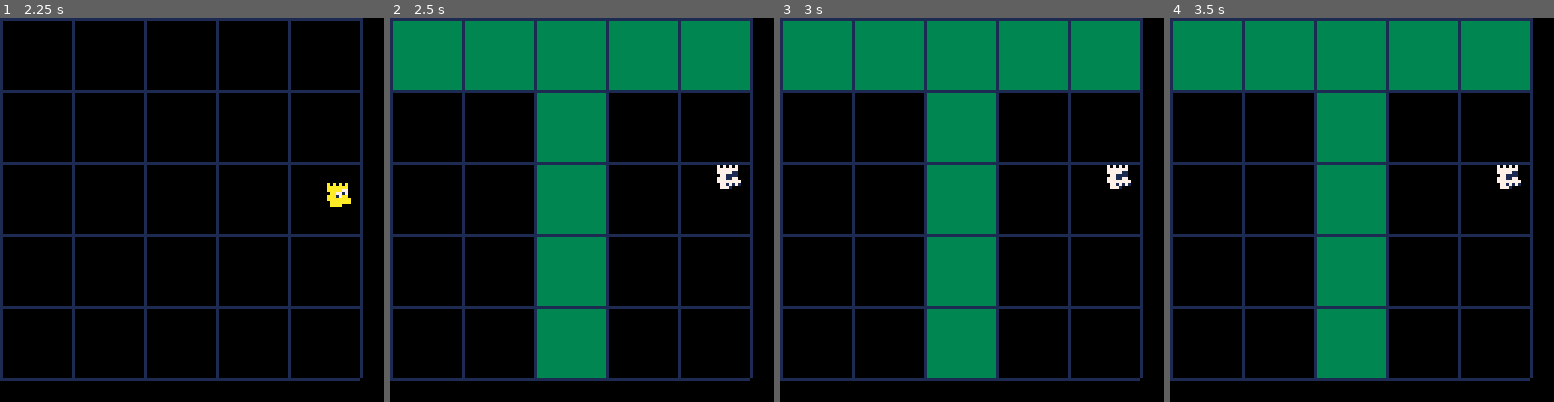
Above: before the commit, frames 1-4 (left to right).
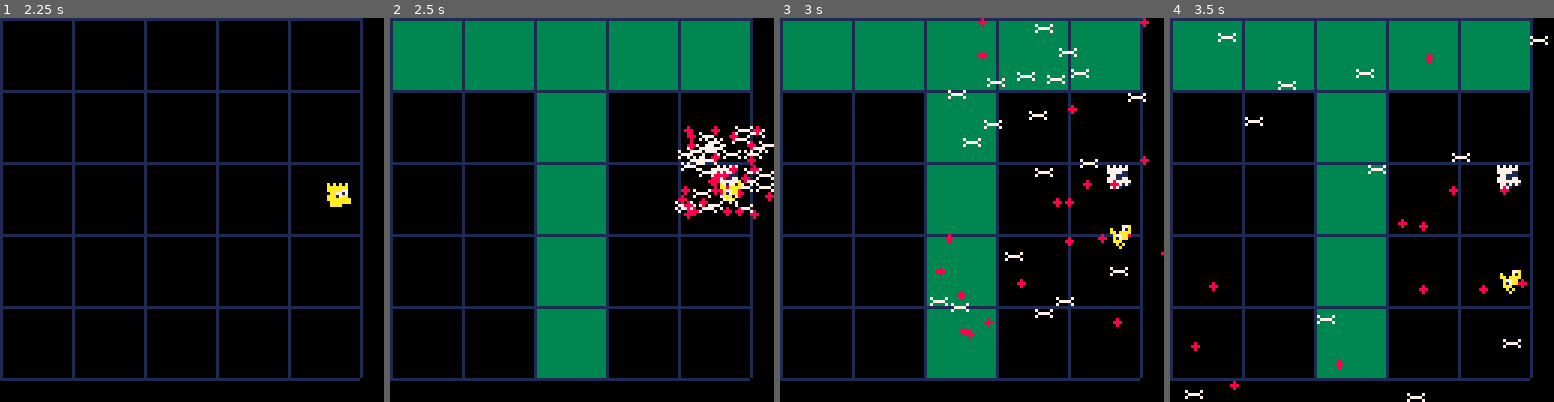
Above: after the commit, the same moments.

Repository: twright1999/gmtk_2026
Game: PICO-8 cartridge main.p8
Same seed, same stepped clock (60 frames per second), same inputs: the game is played once before the commit and once after it.
Inputs:
- Up to frame 1 (2.25 s): hold Right 1.6-2.1 s; hold Up from 2.15 s (still down)
- Up to frame 2 (2.5 s): release Up at 2.42 s; hold Right from 2.47 s (still down)
- Up to frame 3 (3 s): keep holding Right
- Up to frame 4 (3.5 s): release Right at 3.03 s; hold Left from 3.08 s (still down)

Frame 1 is identical in both runs. In frame 2, 2.2% of the frame differs, in the area x 74-100%, y 28-53%; in frame 3, 1.7%; in frame 4, 1.1%.

Commit message:
add death particles

Diff:
--- a/main.p8
+++ b/main.p8
@@ -27,6 +27,9 @@
 active_player_sprite = 1
 
 state = "flashing"
+
+death_particle_life = 0
+death_particles = {}
 
 function _init()
     pos_x = 64
@@ -89,6 +92,7 @@
         timer_val -= 1
 
         if not check_safety(pos_x, pos_y, bart_size) then
+            kill_bart()
             next_state = "dead"
         end
 
@@ -105,6 +109,7 @@
 
     elseif state == "dead" then
         active_player_sprite = 17
+        move_death_particles()
     end
 
     state = next_state
@@ -124,9 +129,12 @@
         draw_cells(tile_list[current_tile], 3)
     end
 
-    -- draw player
-    -- spr(active_player_sprite, pos_x - bart_size/2, pos_y - bart_size/2)
     spr(active_player_sprite, pos_x, pos_y)
+
+    -- draw death particles
+    if state == "dead" then
+        draw_death_particles()
+    end
 end
 
 function draw_cells(cell_array, colour)
@@ -180,19 +188,56 @@
            y2 < y1 + s1
 end
 
+function spawn_death_particles()
+    -- add bone particles
+    for _ = 0, 30 do
+        add(death_particles, {pos_x, pos_y, 3-rnd(6), 3-rnd(6), 4})
+    end
+    -- add blood particles
+    for _ = 0, 30 do
+        add(death_particles, {pos_x, pos_y, 3-rnd(6), 3-rnd(6), 5})
+    end
+    -- add skin falling off face
+    add(death_particles, {pos_x, pos_y, 0, 1, 6})
+
+    death_particle_life = 50
+
+end
+
+function move_death_particles()
+    for death_particle in all(death_particles) do
+        move_death_particle(death_particle)
+    end
+    death_particle_life -= 1
+    if death_particle_life == 0 then
+        death_particles = {}
+    end
+end
+
+function move_death_particle(death_particle)
+    death_particle[1] = death_particle[1] + death_particle[3]
+    death_particle[2] = death_particle[2] + death_particle[4]
+end
+
+function draw_death_particles()
+    for death_particle in all(death_particles) do
+        spr(death_particle[5], death_particle[1], death_particle[2])
+    end
+end
+
 function kill_bart()
-    return
+    spawn_death_particles()
 end
 
 __gfx__
-00000000a0a0a0a01000000000000000000000000000000000000000000000000000000000000000000000000000000000000000000000000000000000000000
-00000000aaaaaaa01000000000000000000000000000000000000000000000000000000000000000000000000000000000000000000000000000000000000000
-00700700aaaaa7701000000000000000000000000000000000000000000000000000000000000000000000000000000000000000000000000000000000000000
-000770000aa771701000000000000000000000000000000000000000000000000000000000000000000000000000000000000000000000000000000000000000
-00077000aaa17aa01000000000000000000000000000000000000000000000000000000000000000000000000000000000000000000000000000000000000000
-00700700aaaaaaaa1000000000000000000000000000000000000000000000000000000000000000000000000000000000000000000000000000000000000000
-000000000aaaaaaa1000000000000000000000000000000000000000000000000000000000000000000000000000000000000000000000000000000000000000
-000000000aaaa0001000000000000000000000000000000000000000000000000000000000000000000000000000000000000000000000000000000000000000
+00000000a0a0a0a0100000000000000000000000000000000000077a000000000000000000000000000000000000000000000000000000000000000000000000
+00000000aaaaaaa0100000000000000000000000000000000a00071a000000000000000000000000000000000000000000000000000000000000000000000000
+00700700aaaaa770100000000007000007000070000800000aa0aaaa000000000000000000000000000000000000000000000000000000000000000000000000
+000770000aa771701000000000777000007777000088800000a77aa0000000000000000000000000000000000000000000000000000000000000000000000000
+00077000aaa17aa01000000000070000070000700008000000a17aa0000000000000000000000000000000000000000000000000000000000000000000000000
+00700700aaaaaaaa1000000000000000000000000000000000aaa000000000000000000000000000000000000000000000000000000000000000000000000000
+000000000aaaaaaa10000000000000000000000000000000000a0a00000000000000000000000000000000000000000000000000000000000000000000000000
+000000000aaaa000100000000000000000000000000000000000a000000000000000000000000000000000000000000000000000000000000000000000000000
 00000000707070701111111100000000000000000000000000000000000000000000000000000000000000000000000000000000000000000000000000000000
 00000000777777700000000000000000000000000000000000000000000000000000000000000000000000000000000000000000000000000000000000000000
 00000000777771100000000000000000000000000000000000000000000000000000000000000000000000000000000000000000000000000000000000000000
